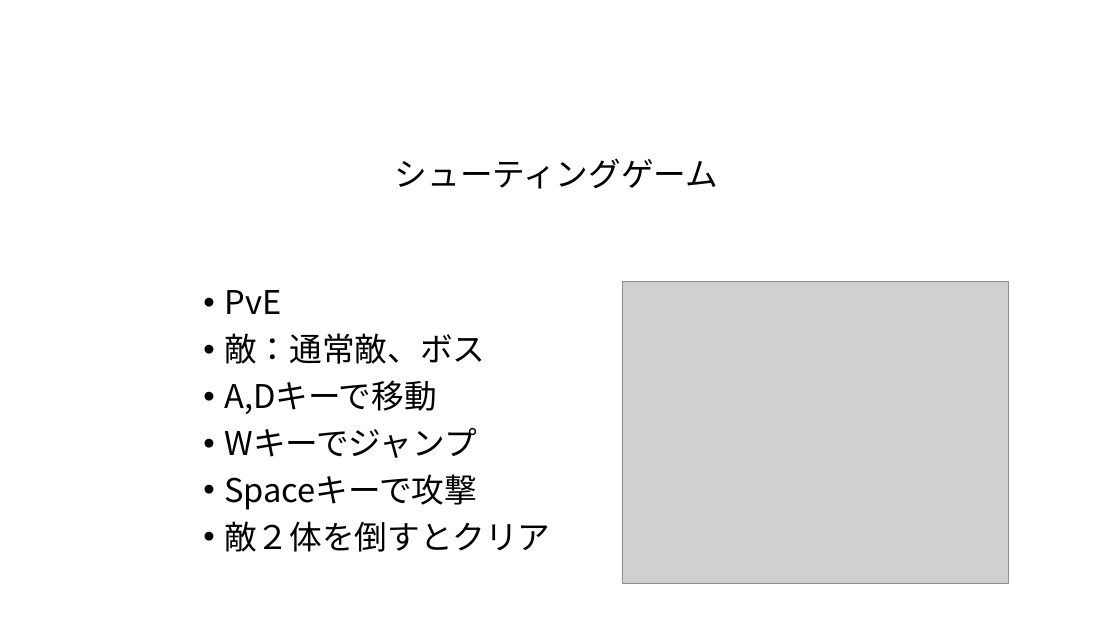
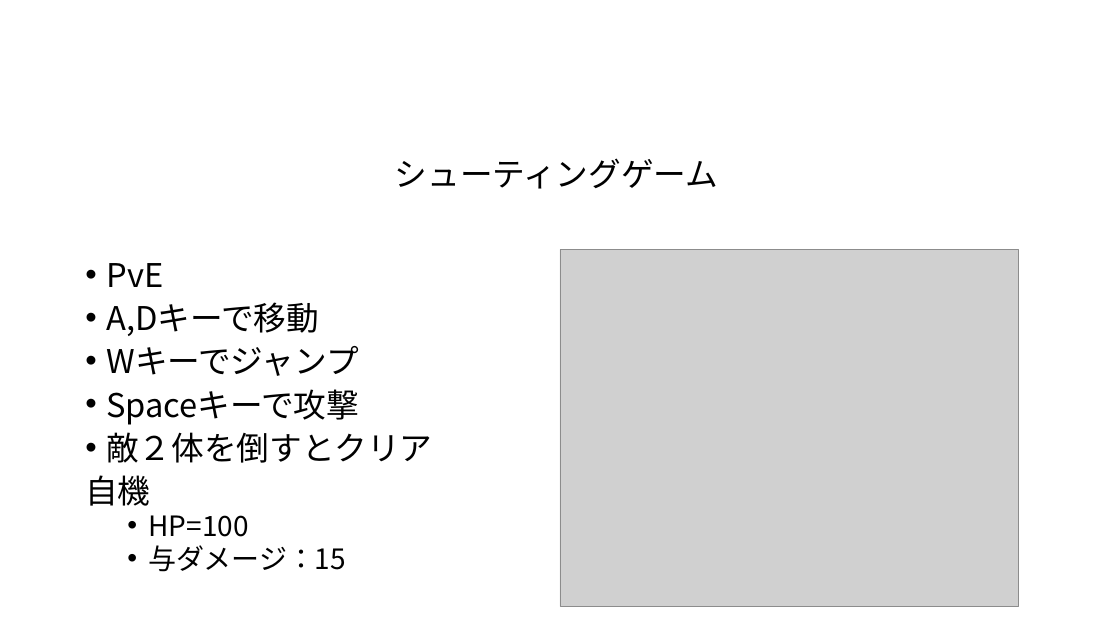
Before and after one commit to masaokatagia/team12, a slide deck: slide 2 of team12_発表.pptx. Drawn at 1120x630 pixels with LibreOffice and Linux fonts; fonts in the diff are those of the drawing; grey boxes stand for pictures; background and template pictures are left out. Boxes give left, top, right and bottom in pixels: in the first picture for what was removed or moved away, otherwise in the second. Text is boxed around its words. In the diff, an @@ line names an element or a change of style, - is before the commit and + after.

```diff
--- a/team12_発表.pptx
+++ b/team12_発表.pptx
@@ text "PvE": place and size @@
-text "PvE" at bbox=[224, 290, 550, 552]
+text "PvE" at bbox=[85, 263, 432, 572]
@@ text at bbox=[106, 263, 432, 463]: line spacing 0.9 to 0.8 @@
@@ picture: place and size @@
-picture at bbox=[622, 282, 1009, 584]
+picture at bbox=[560, 250, 1019, 607]
@@ text at bbox=[224, 333, 485, 364]: paragraph removed @@
-• 敵：通常敵、ボス
@@ text at bbox=[85, 475, 346, 572]: paragraphs added @@
+自機
+  • HP=100
+  • 与ダメージ：15
```
Also in this commit, not shown: 1 other slide changed, 1 slide added, 1 other file.
